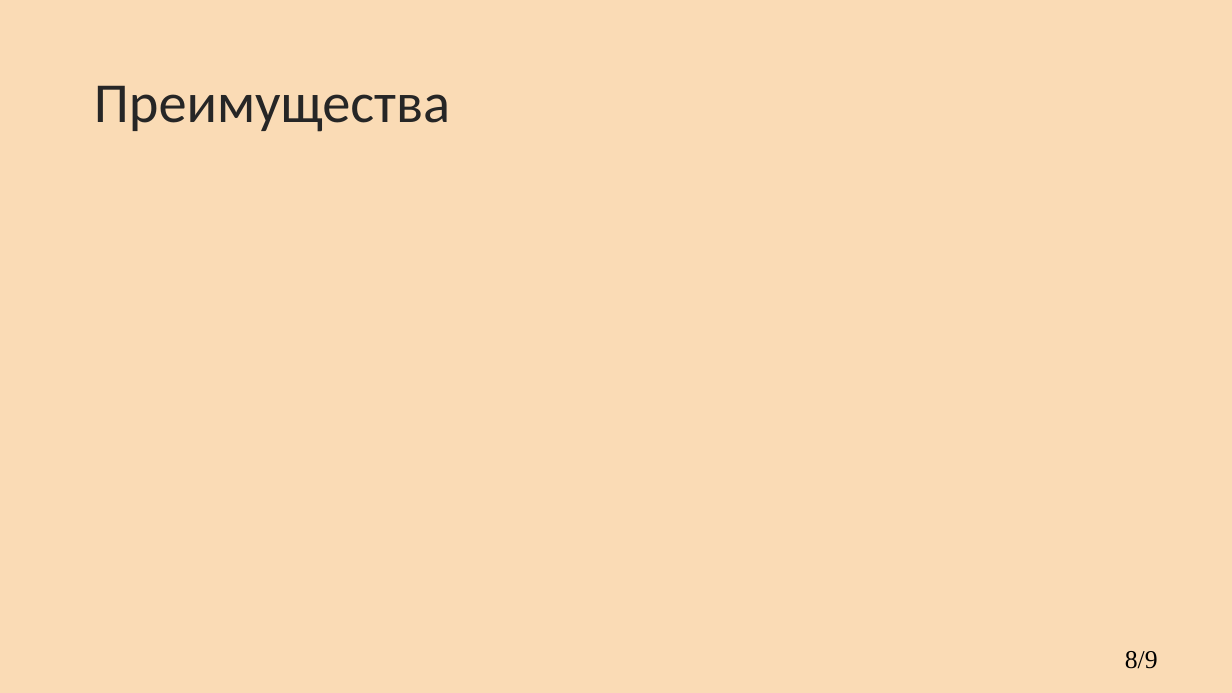
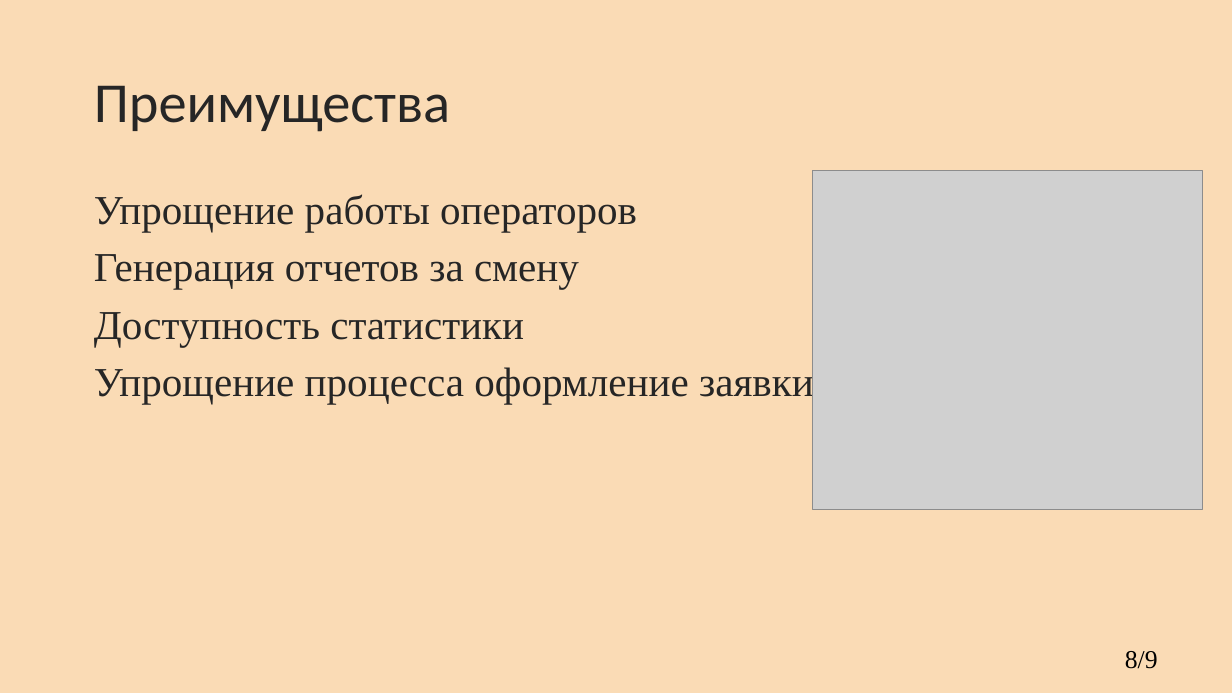
Before and after one commit to kkerra/CourseProject, a slide deck: slide 8 of кп.pptx. Drawn at 1232x693 pixels with LibreOffice and Linux fonts; fonts in the diff are those of the drawing; grey boxes stand for pictures; background and template pictures are left out. Boxes give left, top, right and bottom in pixels: in the first picture for what was removed or moved away, otherwise in the second. Text is boxed around its words. In the diff, an @@ line names an element or a change of style, - is before the commit and + after.

```diff
--- a/кп.pptx
+++ b/кп.pptx
@@ picture added at bbox=[813, 171, 1202, 510] @@
@@ text added at bbox=[94, 194, 814, 404], 32 pt, text #262626 @@
+Упрощение работы операторов
+Генерация отчетов за смену
+Доступность статистики
+Упрощение процесса оформление заявки
```
Also in this commit, not shown: 5 other slides changed, 1 other file.
